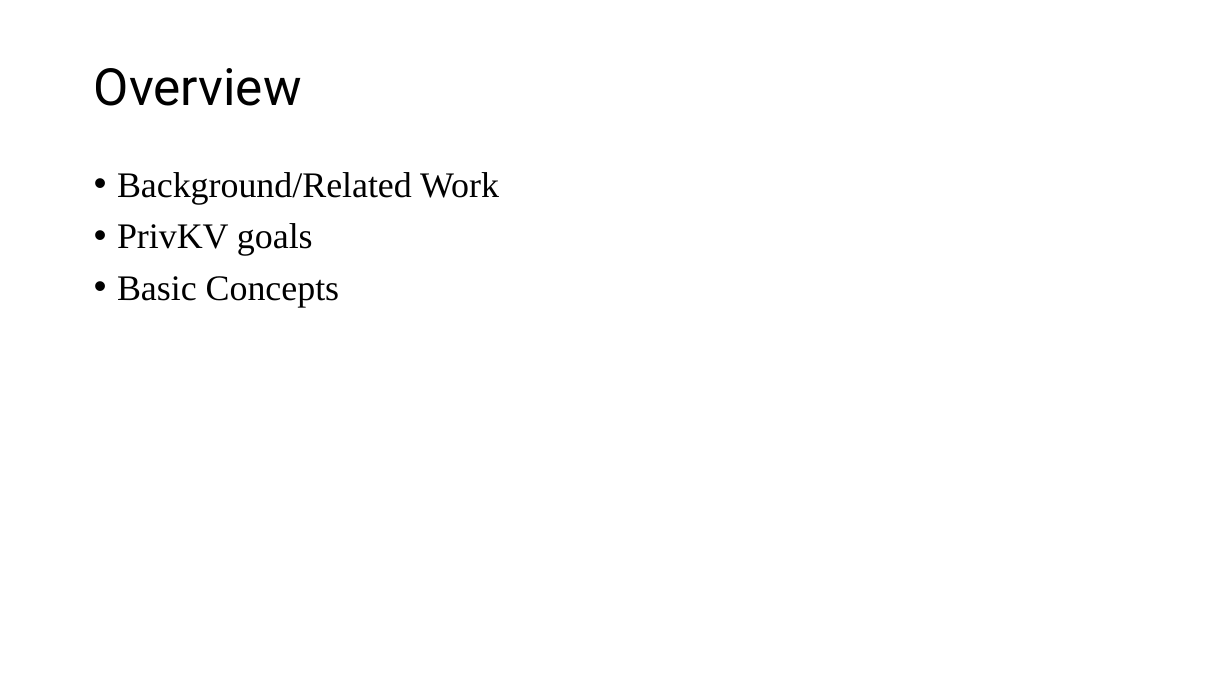
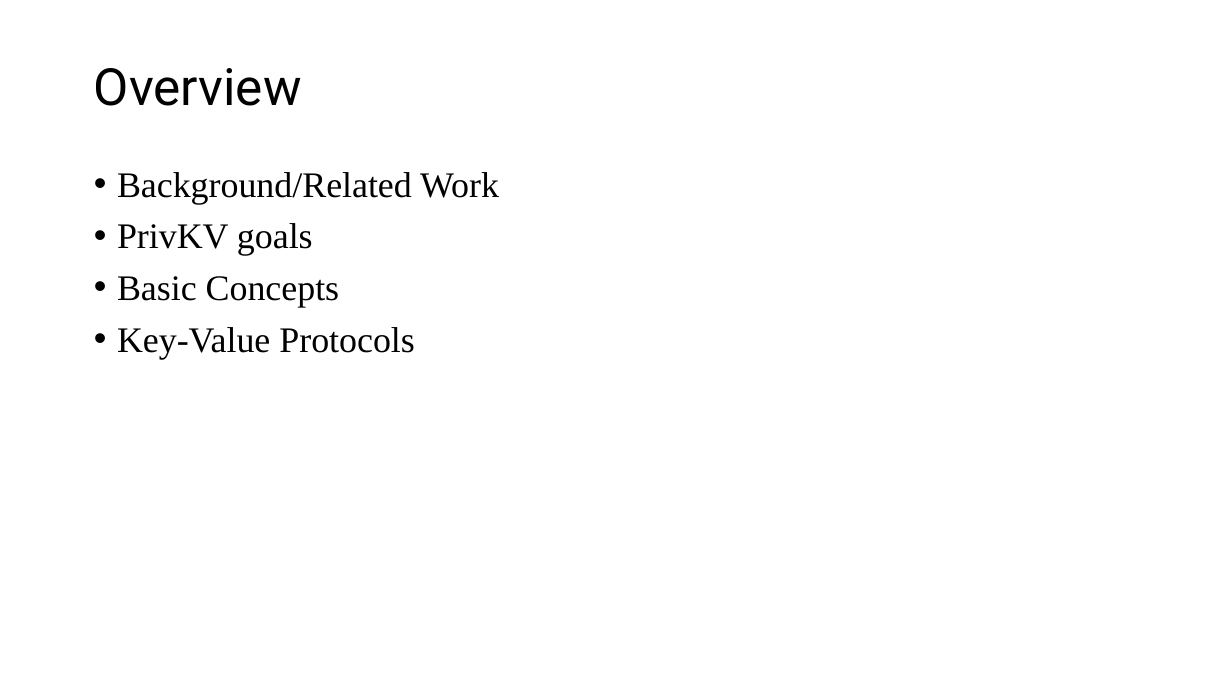
Before and after one commit to CodeFluent/Notes, a slide deck: slide 2 of CS-6223/hw/Grad_Project/Final Documents/PrivKV Differential Privacy for Key Value Structured Data.pptx. Drawn at 1232x693 pixels with LibreOffice and Linux fonts; fonts in the diff are those of the drawing. Boxes give left, top, right and bottom in pixels: in the first picture for what was removed or moved away, otherwise in the second. Text is boxed around its words. In the diff, an @@ line names an element or a change of style, - is before the commit and + after.

```diff
--- a/CS-6223/hw/Grad_Project/Final Documents/PrivKV Differential Privacy for Key Value Structured Data.pptx
+++ b/CS-6223/hw/Grad_Project/Final Documents/PrivKV Differential Privacy for Key Value Structured Data.pptx
@@ text at [117,327,415,359]: paragraph added @@
+• Key-Value Protocols
```
Also in this commit, not shown: 2 other slides changed, 1 slide added, 1 slide removed.
